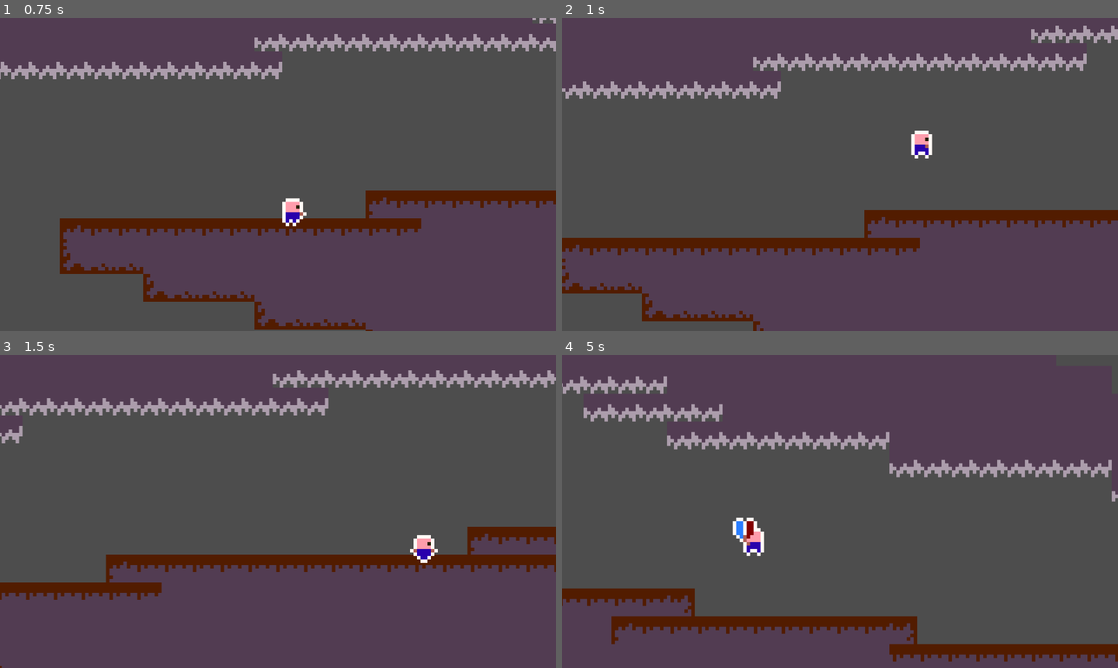
Above: before the commit, frames 1-4 (two rows, left to right).
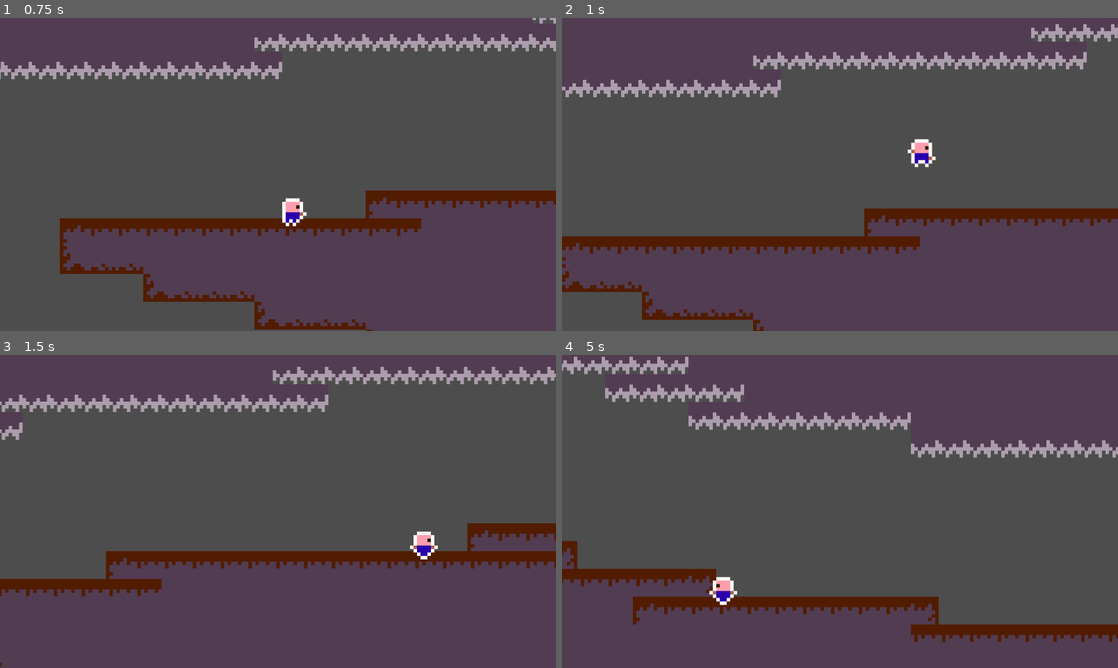
Above: after the commit, the same moments.

Repository: Gussr3/2DGrapple_Godot
Game: Godot game, scene res://Scenes/world.tscn
The game is run twice, just before and just after one commit, with the same random seed, the same clock (stepped at 60 frames per second) and the same inputs.
Inputs (mouse positions are in pixels of both pictures, inside the frame that each line leads up to):
- Up to frame 1 (0.75 s): move the mouse to (400, 158) at 0.52 s; hold D (Right) from 0.53 s (still down); tap E (Grapple) at 0.6 s
- Up to frame 2 (1 s): keep holding D (Right); tap Space (Jump) at 0.77 s
- Up to frame 3 (1.5 s): keep holding D (Right); move the mouse to (166, 527) at 1.27 s; tap E (Grapple) at 1.35 s
- Up to frame 4 (5 s): tap Space (Jump) at 1.52, 3.02, 3.77, 4.52 s; move the mouse to (895, 442) at 2.02 s; release D (Right) at 2.03 s; hold A (Left) 2.03-2.78 s; tap E (Grapple) every 0.75 s from 2.1 to 4.35 s; move the mouse to (812, 574) at 2.77 s; hold D (Right) 2.78-4.28 s; move the mouse to (1006, 558) at 3.52 s; move the mouse to (673, 464) at 4.27 s; hold A (Left) from 4.28 s (still down)

Frame 1 is identical in both runs. In frame 2, 2.8% of the frame differs, in the area x 0-100%, y 2-100%; in frame 3, 6.2%; in frame 4, 17%, in the area x 0-100%, y 0-98%.

Commit message:
making sure this doesnt break

Diff:
--- a/grappleplatformer/Scenes/Player.tscn
+++ b/grappleplatformer/Scenes/Player.tscn
@@ -144,6 +144,7 @@
 }
 
 [node name="JumpCast" type="RayCast2D" parent="."]
+visible = false
 target_position = Vector2(0, 10)
 
 [node name="CollisionShape2D" type="CollisionShape2D" parent="."]
--- a/grappleplatformer/Scripts/player.gd
+++ b/grappleplatformer/Scripts/player.gd
@@ -2,6 +2,7 @@
 
 @onready var grapple_cast: RayCast2D = $GrappleCast
 @onready var jump_particle = preload("res://Scenes/jump_particle.tscn")
+@onready var sliding_rays = []
 
 var states = ["WALKING", "JUMPING", "IDLE", "WALLSLIDING"]
 var State = states[0]
@@ -13,6 +14,11 @@
 const SPEED = 150.0
 const JUMP_VELOCITY = -200.0
 var gravity = Vector2(0, 980)
+
+
+func _ready() -> void:
+	sliding_rays.append($LeftRay)
+	sliding_rays.append($RightRay)
 
 
 func _physics_process(delta: float) -> void:
@@ -48,7 +54,7 @@
 	grapple()
 	jumpEffect(self.global_position)
 	wall_slide()
-
+	print(State)
 
 
 func grapple():
@@ -98,19 +104,7 @@
 		get_parent().add_child(jump_particle_instance)
 
 func wall_slide():
-	if $LeftRay.is_colliding():
-		State = states[3]
-
-	elif !$LeftRay.is_colliding():
-		State = states[2]
-		gravity = Vector2(0, 980)
-	if $RightRay.is_colliding():
-		State = states[3]
-
-	elif !$RightRay.is_colliding():
-		State = states[2]
-		gravity = Vector2(0, 980)
-
-	if State == states[3] and !is_on_floor():
-		gravity = Vector2(0, 5)
-		grappling = false
+	for ray in sliding_rays:
+		if ray.is_colliding():
+			State = states[3] #set state to WALLSLIDING
+			var sliding_ray_index =  sliding_rays.find(ray)
--- a/grappleplatformer/project.godot
+++ b/grappleplatformer/project.godot
@@ -19,7 +19,6 @@
 
 window/size/viewport_width=320
 window/size/viewport_height=180
-window/size/mode=3
 window/stretch/mode="canvas_items"
 
 [input]
